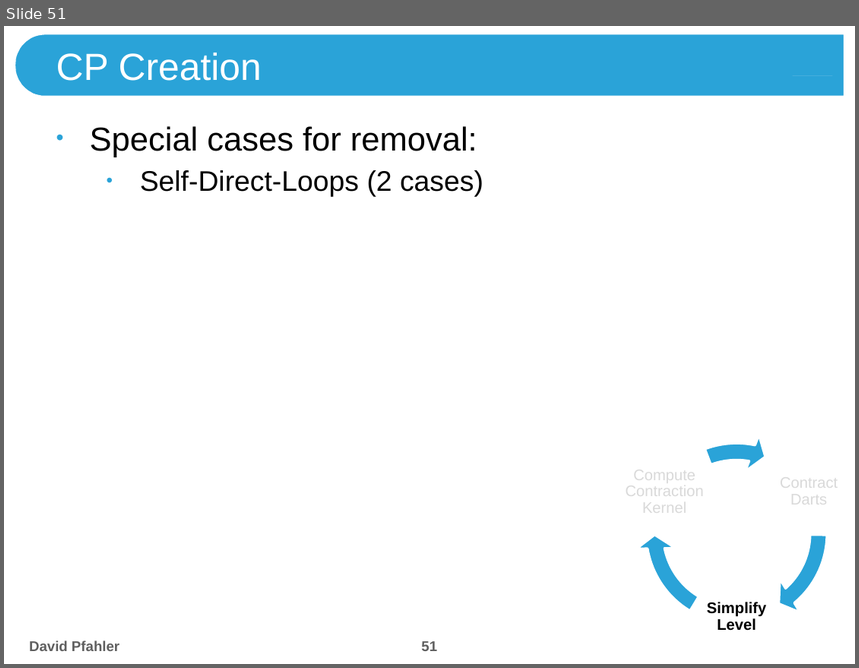
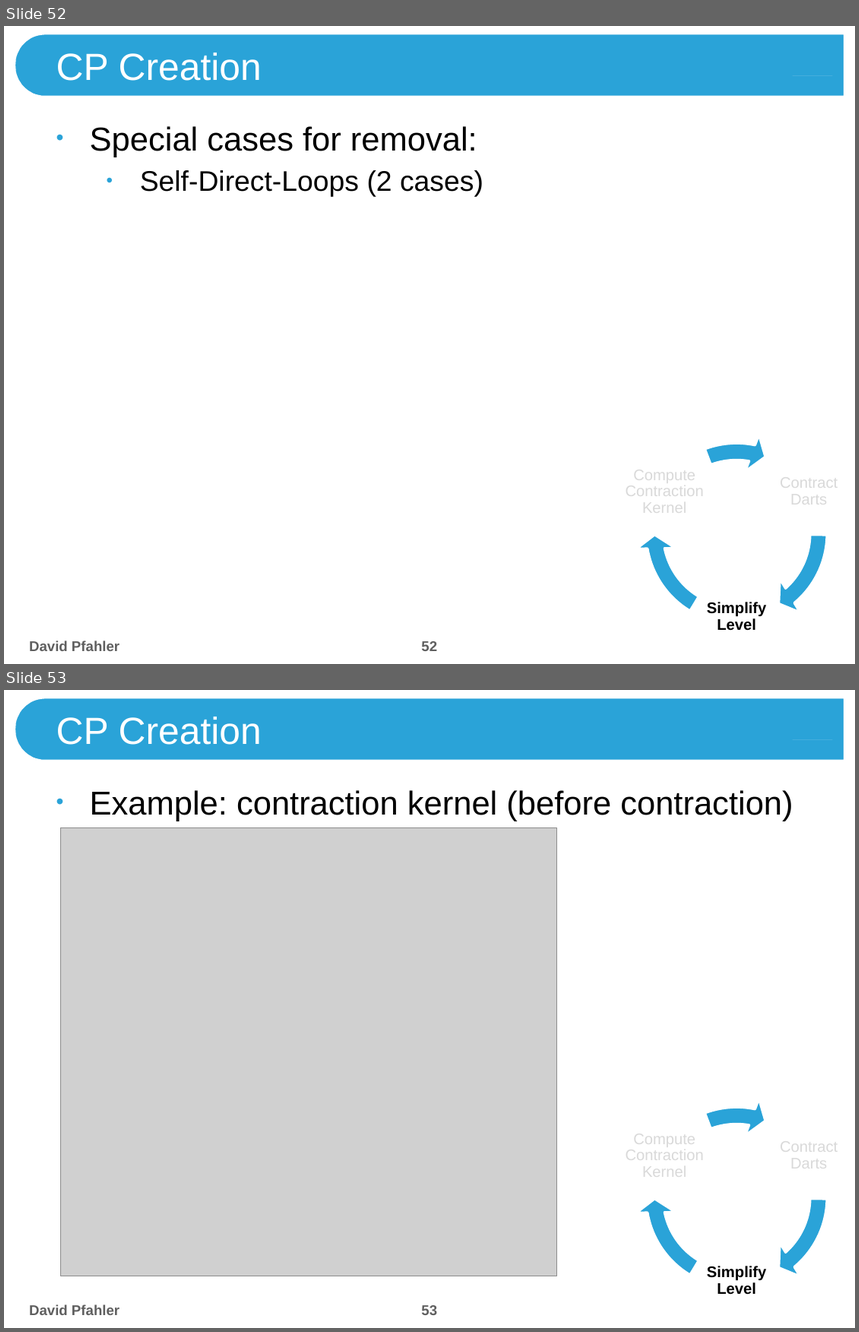
Before and after one commit to theShmoo/CombiPyr-ImSeg, a slide deck: doc/Combinatorial Pyramids.pptx. Shown one above the other, each under a label of ours: slide 51 before the commit, slides 52 and 53 after it. The pictures are 859x668 and 859x1332 pixels, drawn with LibreOffice and Linux fonts; fonts in the diff are those of the drawing; grey boxes stand for pictures; background and template pictures are left out. Boxes give left, top, right and bottom in pixels: in the first picture for what was removed or moved away, otherwise in the second. Text is boxed around its words. In the diff, an @@ line names an element or a change of style, - is before the commit and + after.

```diff
--- a/doc/Combinatorial Pyramids.pptx
+++ b/doc/Combinatorial Pyramids.pptx
@@ slide 53 added at (x1=4, y1=690, x2=855, y2=1328), background #FFFFFF; not listed: 2 template elements that a slide beside it also shows @@
@@ title added at (x1=56, y1=717, x2=262, y2=745), 32 pt, text #FFFFFF @@
+CP Creation
@@ text added at (x1=90, y1=790, x2=793, y2=821), 28 pt, text #000000 @@
+• Example: contraction kernel (before contraction)
@@ picture added at (x1=61, y1=828, x2=557, y2=1277) @@
@@ group added at (x1=626, y1=1096, x2=838, y2=1299): 3 texts, 3 circular arrows @@
+Contract Darts
+Simplify Level
+Compute Contraction Kernel
@@ text added at (x1=29, y1=1305, x2=120, y2=1315), 12 pt, text #5F5F5F, bold @@
+David Pfahler
@@ page number added at (x1=421, y1=1306, x2=437, y2=1315), 12 pt, text #5F5F5F, bold @@
+53
@@ what was slide 51 is now slide 52 @@
@@ page number at (x1=421, y1=642, x2=437, y2=651): text changed @@
-51
+52
```
Also in this commit, not shown: 25 slides changed, 4 other slides added, 1 slide removed, 9 other files.
